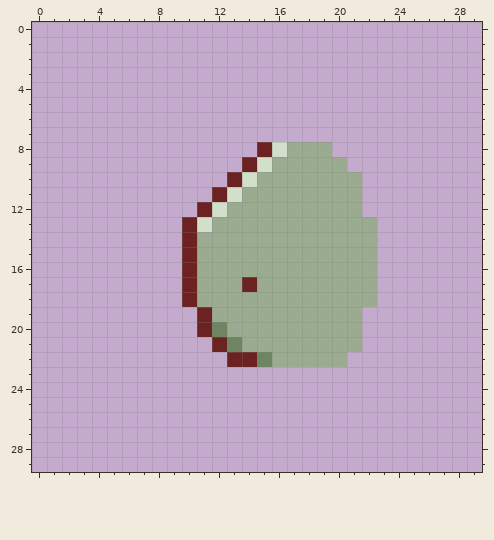
File history of a pixel-art sprite, media/ui/Moodles/Pregnancy.png. Above is the file before it was changed.
The file is 30x30 pixels. Pixels under 10% opacity are left out.
Once edited:
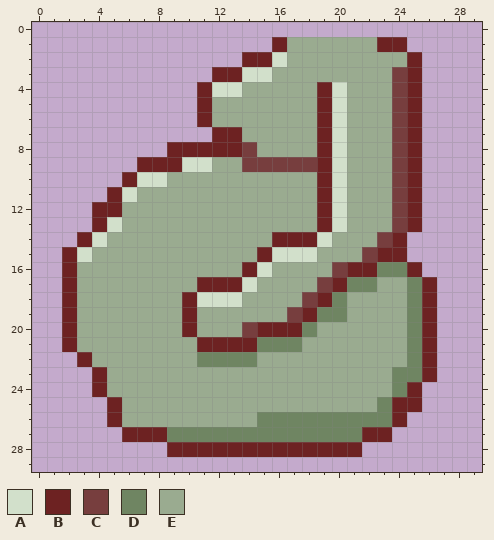
Palette (. is transparent): A #d2e0cb  B #6d2222  C #773e3e  D #6f8562  E #9aab90
Diff:
{"y":1,"x":16,"old":".........","new":"BEEEEEEBB"}
{"y":2,"x":14,"old":"............","new":"BBAEEEEEEEEB"}
{"y":3,"x":12,"old":"..............","new":"BBAAEEEEEEEECB"}
{"y":4,"x":11,"old":"...............","new":"BAAEEEEEBAEEECB"}
{"y":5,"x":11,"old":"...............","new":"BEEEEEEEBAEEECB"}
{"y":6,"x":11,"old":"...............","new":"BEEEEEEEBAEEECB"}
{"y":7,"x":12,"old":"..............","new":"BBEEEEEBAEEECB"}
{"y":8,"x":9,"old":"......BA","new":"BBBBBCEE"}
{"y":8,"x":19,"old":"E......","new":"BAEEECB"}
{"y":9,"x":7,"old":".......BAEEEEE.....","new":"BBBAAEECCCCCBAEEECB"}
{"y":10,"x":6,"old":".......BA","new":"BAAEEEEEE"}
{"y":10,"x":19,"old":"EE","new":"BA"}
{"y":10,"x":22,"old":"....","new":"EECB"}
{"y":11,"x":5,"old":".......BA","new":"BAEEEEEEE"}
{"y":11,"x":19,"old":"EE","new":"BA"}
{"y":11,"x":22,"old":"....","new":"EECB"}
{"y":12,"x":4,"old":".......BA","new":"BBEEEEEEE"}
{"y":12,"x":19,"old":"EE","new":"BA"}
{"y":12,"x":22,"old":"....","new":"EECB"}
{"y":13,"x":4,"old":"......BA","new":"BAEEEEEE"}
{"y":13,"x":19,"old":"EE","new":"BA"}
{"y":13,"x":23,"old":"...","new":"ECB"}
{"y":14,"x":3,"old":".......B","new":"BAEEEEEE"}
{"y":14,"x":16,"old":"EEEE","new":"BBBA"}
{"y":14,"x":23,"old":"..","new":"CB"}
{"y":15,"x":2,"old":"........B","new":"BAEEEEEEE"}
{"y":15,"x":15,"old":"EEEE","new":"BAAA"}
{"y":15,"x":22,"old":"E..","new":"CBB"}
{"y":16,"x":2,"old":"........B","new":"BEEEEEEEE"}
{"y":16,"x":14,"old":"EE","new":"BA"}
{"y":16,"x":20,"old":"EEE...","new":"CBBDDB"}
{"y":17,"x":2,"old":"........BEEEB","new":"BEEEEEEEEBBBA"}
{"y":17,"x":19,"old":"EEEE....","new":"CBDDEEDB"}
{"y":18,"x":2,"old":"........","new":"BEEEEEEE"}
{"y":18,"x":11,"old":"EEE","new":"AAA"}
{"y":18,"x":18,"old":"EEE","new":"CBD"}
{"y":18,"x":23,"old":"....","new":"EEDB"}
{"y":19,"x":2,"old":".........B","new":"BEEEEEEEBE"}
{"y":19,"x":17,"old":"EEEE","new":"CBDD"}
{"y":19,"x":22,"old":".....","new":"EEEDB"}
{"y":20,"x":2,"old":".........BD","new":"BEEEEEEEBEE"}
{"y":20,"x":14,"old":"EEEEE","new":"CBBBD"}
{"y":20,"x":22,"old":".....","new":"EEEDB"}
{"y":21,"x":2,"old":"..........","new":"BEEEEEEEEB"}
{"y":21,"x":13,"old":"DEEEE","new":"BBDDD"}
{"y":21,"x":22,"old":".....","new":"EEEDB"}
{"y":22,"x":3,"old":"..........BBD","new":"BEEEEEEEDDDDE"}
{"y":22,"x":21,"old":"......","new":"EEEEDB"}
{"y":23,"x":4,"old":".......................","new":"BEEEEEEEEEEEEEEEEEEEDDB"}
{"y":24,"x":4,"old":"......................","new":"BEEEEEEEEEEEEEEEEEEEDB"}
{"y":25,"x":5,"old":".....................","new":"BEEEEEEEEEEEEEEEEEDBB"}
{"y":26,"x":5,"old":"....................","new":"BEEEEEEEEEDDDDDDDDDB"}
{"y":27,"x":6,"old":"..................","new":"BBBDDDDDDDDDDDDDBB"}
{"y":28,"x":9,"old":".............","new":"BBBBBBBBBBBBB"}
{"label":"changed","picture_box":[62,37,437,457]}
